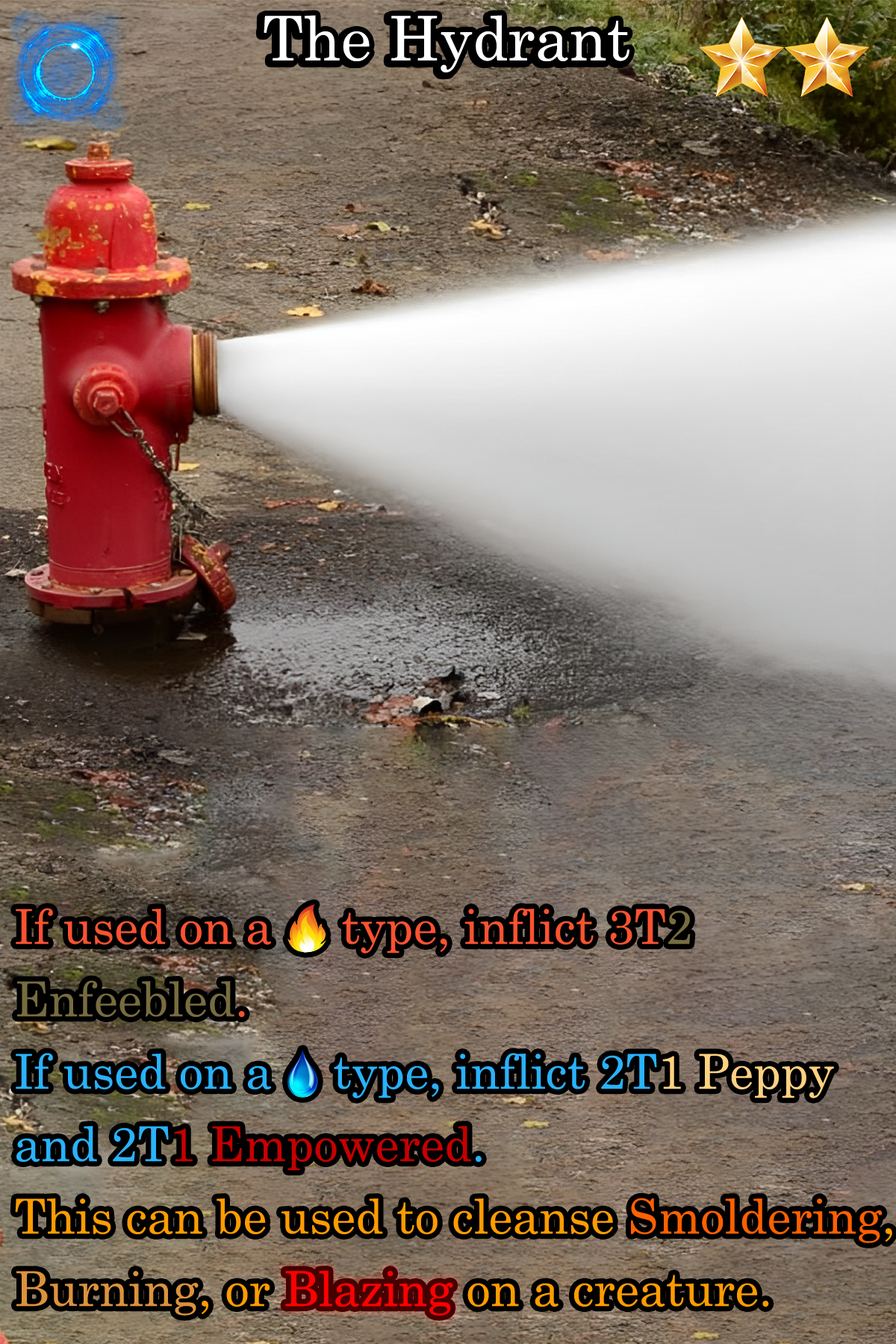
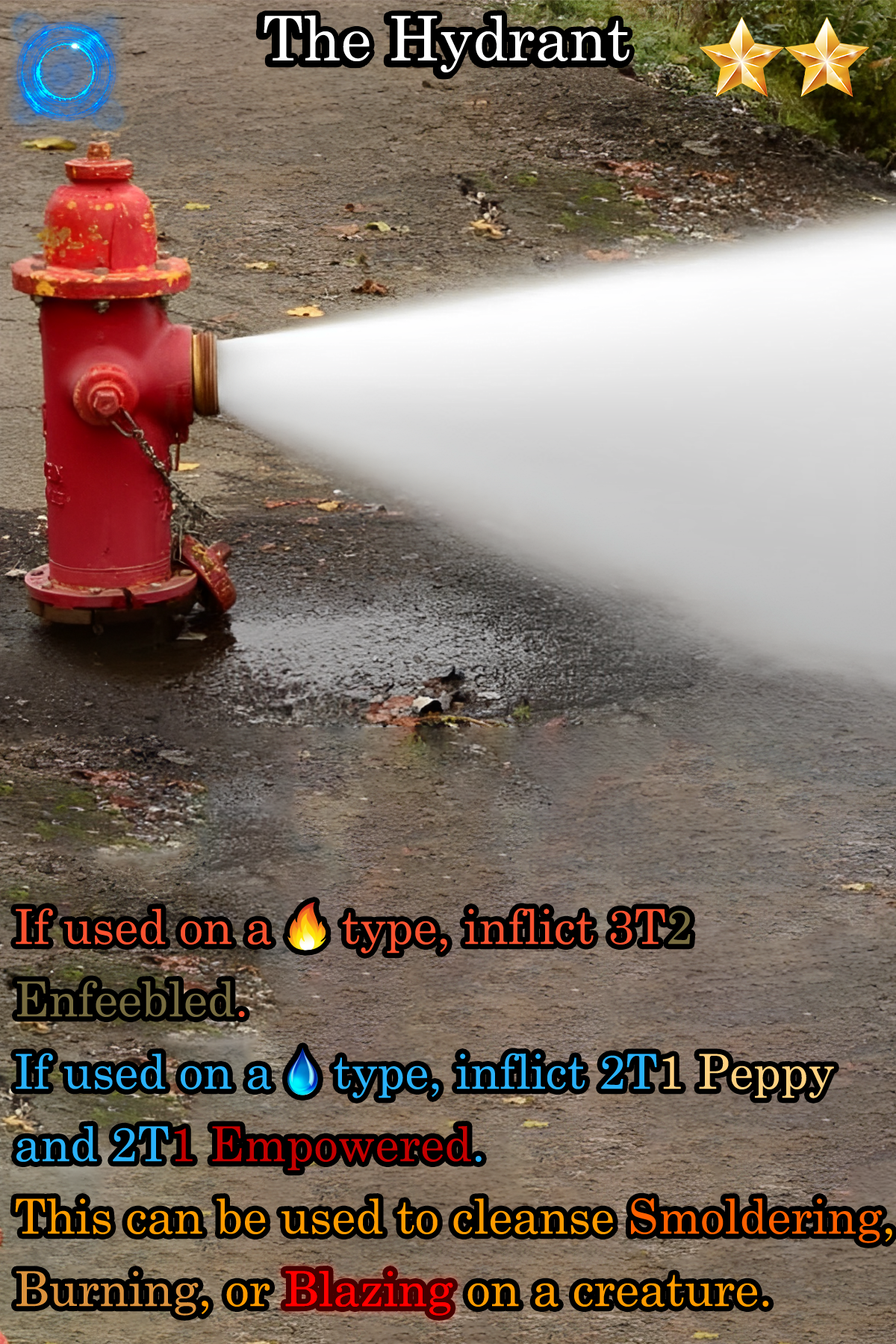
The second 896 x 1344 image is a revision of the first. Changes to its layers:
painted on "Ability" over (x1=287, y1=901, x2=327, y2=1098)
